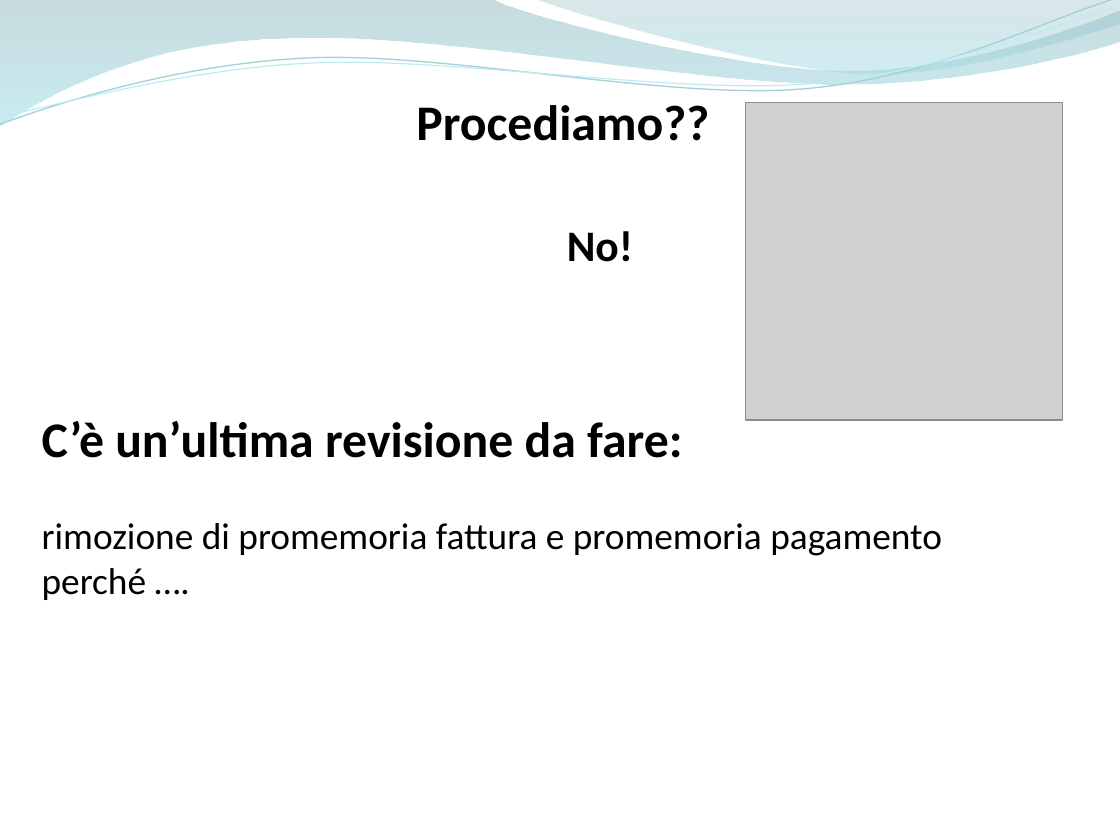
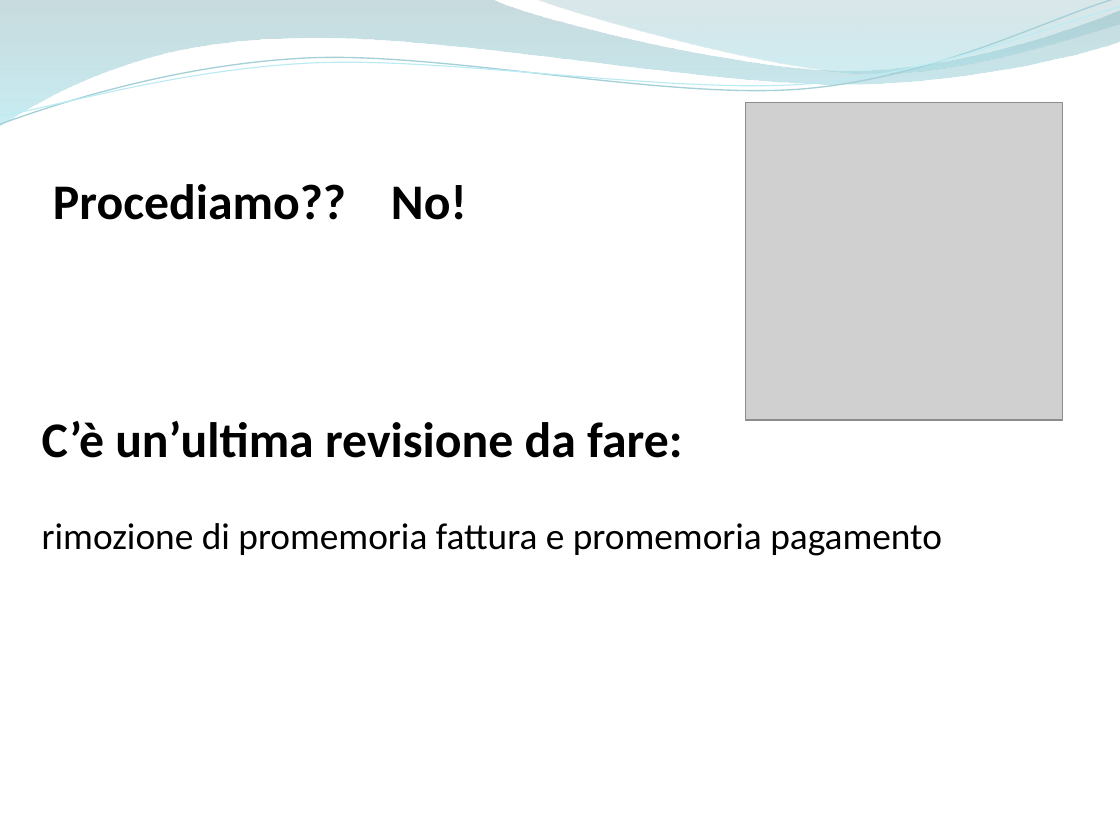
Before and after one commit to ammirate/at-silo, a slide deck: slide 7 of Presentazione/Atsilo2/Parisi/Atsilo_M_Parisi.pptx (slide 9 before the commit). Drawn at 1120x840 pixels with LibreOffice and Linux fonts; fonts in the diff are those of the drawing; grey boxes stand for pictures. Boxes give left, top, right and bottom in pixels: in the first picture for what was removed or moved away, otherwise in the second. Text is boxed around its words. In the diff, an @@ line names an element or a change of style, - is before the commit and + after.

```diff
--- a/Presentazione/Atsilo2/Parisi/Atsilo_M_Parisi.pptx
+++ b/Presentazione/Atsilo2/Parisi/Atsilo_M_Parisi.pptx
@@ text at (53, 184, 467, 220): text changed @@
-Procediamo??
+Procediamo?? No!
@@ text removed at (567, 231, 633, 262) @@
-No!
@@ text at (42, 523, 942, 556): text changed @@
-rimozione di promemoria fattura e promemoria pagamento perché ….
+rimozione di promemoria fattura e promemoria pagamento
```
Also in this commit, not shown: 5 other slides changed, 2 slides removed.
